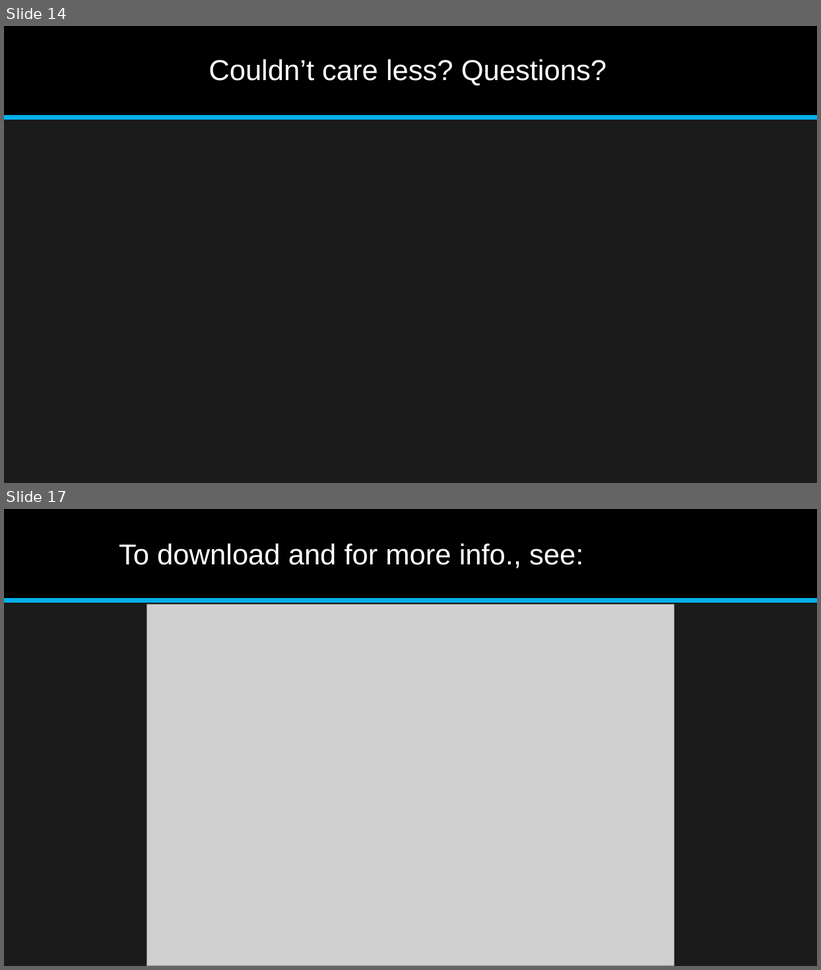
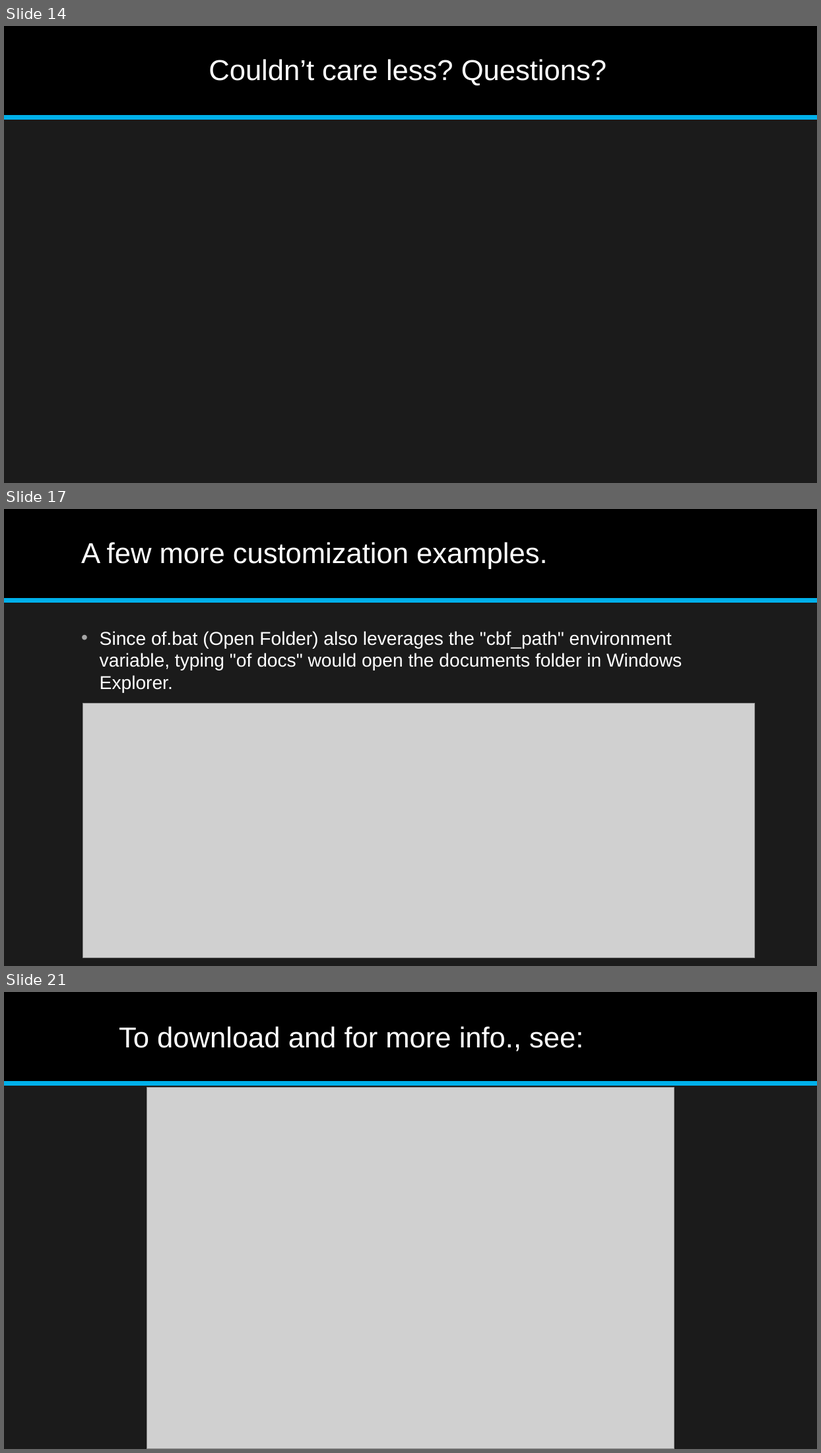
Before and after one commit to jonathan-r-jones/Composable-Batch-Files, a slide deck: Composable Batch File Helper.pptx. Shown one above the other, each under a label of ours: slides 14 and 17 before the commit, slides 14, 17 and 21 after it; the slides between them are not shown. The pictures are 821x970 and 821x1453 pixels, drawn with LibreOffice and Linux fonts; fonts in the diff are those of the drawing; grey boxes stand for pictures. Boxes give left, top, right and bottom in pixels: in the first picture for what was removed or moved away, otherwise in the second. Text is boxed around its words. In the diff, an @@ line names an element or a change of style, - is before the commit and + after.

```diff
--- a/Composable Batch File Helper.pptx
+++ b/Composable Batch File Helper.pptx
@@ slide 17 added at (4,509,817,966), background #1B1B1B; not listed: 2 template elements that a slide beside it also shows @@
@@ title added at (81,542,547,569), 34 pt, text #FFFFFF @@
+A few more customization examples.
@@ text added at (100,631,682,693), 22 pt, text #FFFFFF @@
+• Since of.bat (Open Folder) also leverages the "cbf_path" environment variable, typing "of docs" would open the documents folder in Windows Explorer.
@@ picture added at (83,703,754,958) @@
@@ what was slide 17 is now slide 21 @@
```
Also in this commit, not shown: 2 slides changed, 4 other slides added, 1 slide removed, 2 other files.
